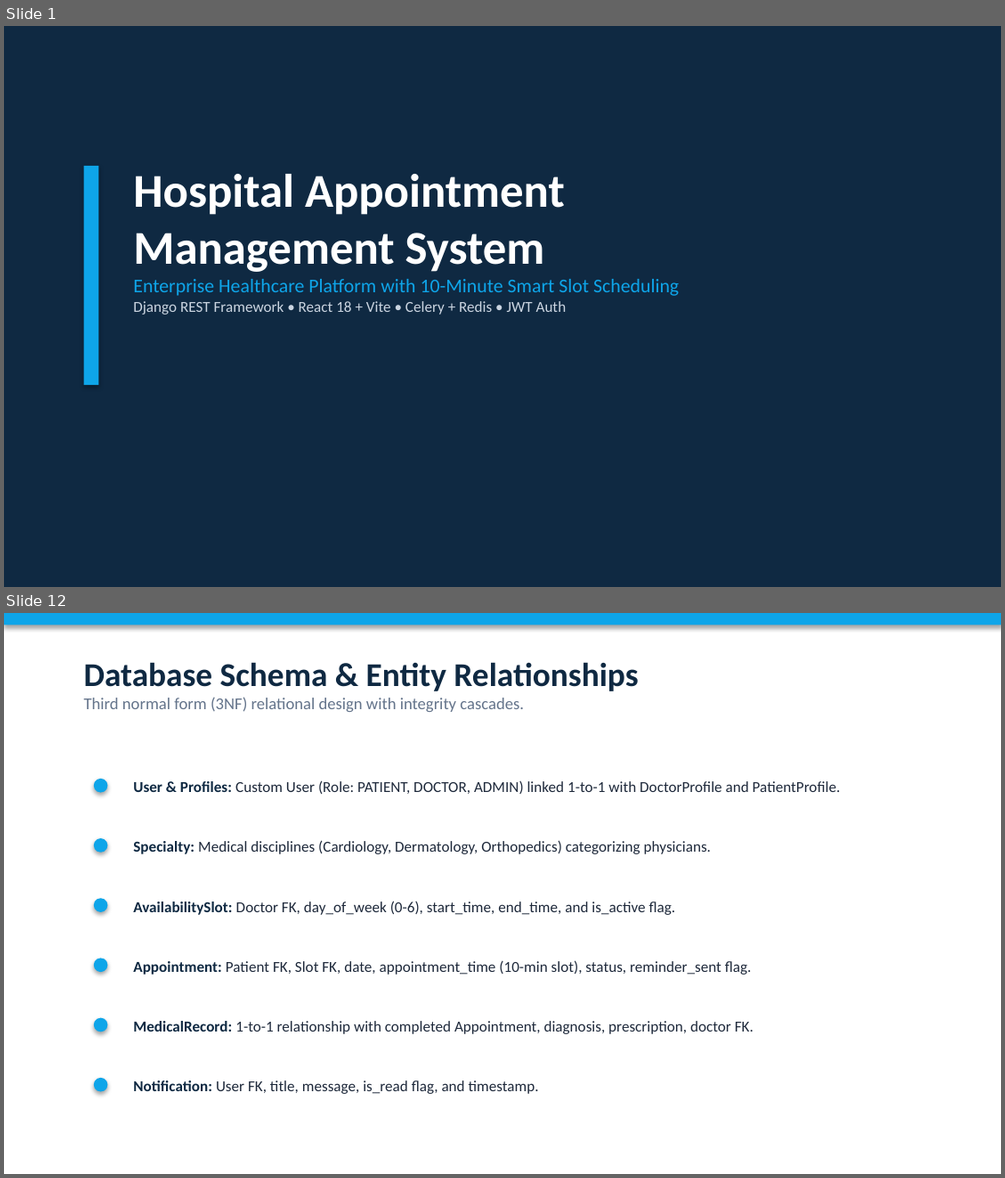
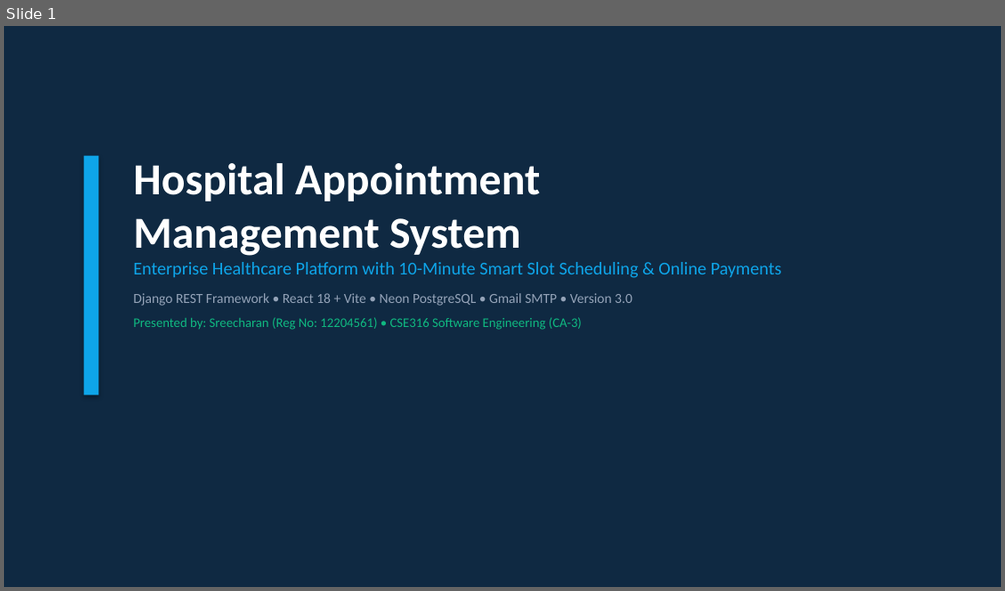
Before and after one commit to Sreecharan01/Hospital-Management-System, a slide deck: hospital_management_system.pptx. Shown one above the other, each under a label of ours: slides 1 and 12 before the commit, slide 1 after it; the slides between them are not shown. The pictures are 1005x1178 and 1005x591 pixels, drawn with LibreOffice and Linux fonts; fonts in the diff are those of the drawing. Boxes give left, top, right and bottom in pixels: in the first picture for what was removed or moved away, otherwise in the second. Text is boxed around its words. In the diff, an @@ line names an element or a change of style, - is before the commit and + after.

Commit message:
feat(presentation): update 16-slide PPTX with INR payments, 50% refund, live Gmail SMTP, and cloud deployment

```diff
--- a/hospital_management_system.pptx
+++ b/hospital_management_system.pptx
@@ slide 12 removed at (4, 613, 1001, 1174), background #FFFFFF @@
@@ rectangle removed at (4, 613, 1001, 625) @@
@@ text removed at (84, 662, 638, 712) @@
-Database Schema & Entity Relationships
-Third normal form (3NF) relational design with integrity cascades.
@@ ellipse removed at (94, 779, 107, 793) @@
@@ text removed at (133, 780, 841, 794) @@
-User & Profiles: Custom User (Role: PATIENT, DOCTOR, ADMIN) linked 1-to-1 with DoctorProfile and PatientProfile.
@@ ellipse removed at (94, 838, 107, 852) @@
@@ text removed at (133, 840, 711, 854) @@
-Specialty: Medical disciplines (Cardiology, Dermatology, Orthopedics) categorizing physicians.
@@ ellipse removed at (94, 898, 107, 912) @@
@@ text removed at (133, 900, 676, 915) @@
-AvailabilitySlot: Doctor FK, day_of_week (0-6), start_time, end_time, and is_active flag.
@@ ellipse removed at (94, 958, 107, 972) @@
@@ text removed at (133, 960, 752, 974) @@
-Appointment: Patient FK, Slot FK, date, appointment_time (10-min slot), status, reminder_sent flag.
@@ ellipse removed at (94, 1018, 107, 1031) @@
@@ text removed at (133, 1021, 753, 1034) @@
-MedicalRecord: 1-to-1 relationship with completed Appointment, diagnosis, prescription, doctor FK.
@@ ellipse removed at (94, 1078, 107, 1092) @@
@@ text removed at (133, 1080, 539, 1094) @@
-Notification: User FK, title, message, is_read flag, and timestamp.
@@ slide 1 changed as well @@
@@ rectangle: place and size @@
-rectangle at (84, 166, 98, 385)
+rectangle at (84, 156, 98, 394)
@@ text "Hospital Appointment Management System": place and size @@
-text "Hospital Appointment Management System" at (133, 174, 679, 314)
+text "Hospital Appointment Management System" at (133, 163, 782, 329)
@@ text at (133, 163, 540, 256): size 34 to 32 pt in "Hospital Appointment Management System" @@
@@ text at (133, 262, 782, 329): text changed; size 14 to 13 pt @@
-Enterprise Healthcare Platform with 10-Minute Smart Slot Scheduling
-Django REST Framework • React 18 + Vite • Celery + Redis • JWT Auth
+Enterprise Healthcare Platform with 10-Minute Smart Slot Scheduling & Online Payments
+Django REST Framework • React 18 + Vite • Neon PostgreSQL • Gmail SMTP • Version 3.0
+Presented by: Sreecharan (Reg No: 12204561) • CSE316 Software Engineering (CA-3)
```
Also in this commit, not shown: 15 slides added, 12 other slides removed, 1 other file.
